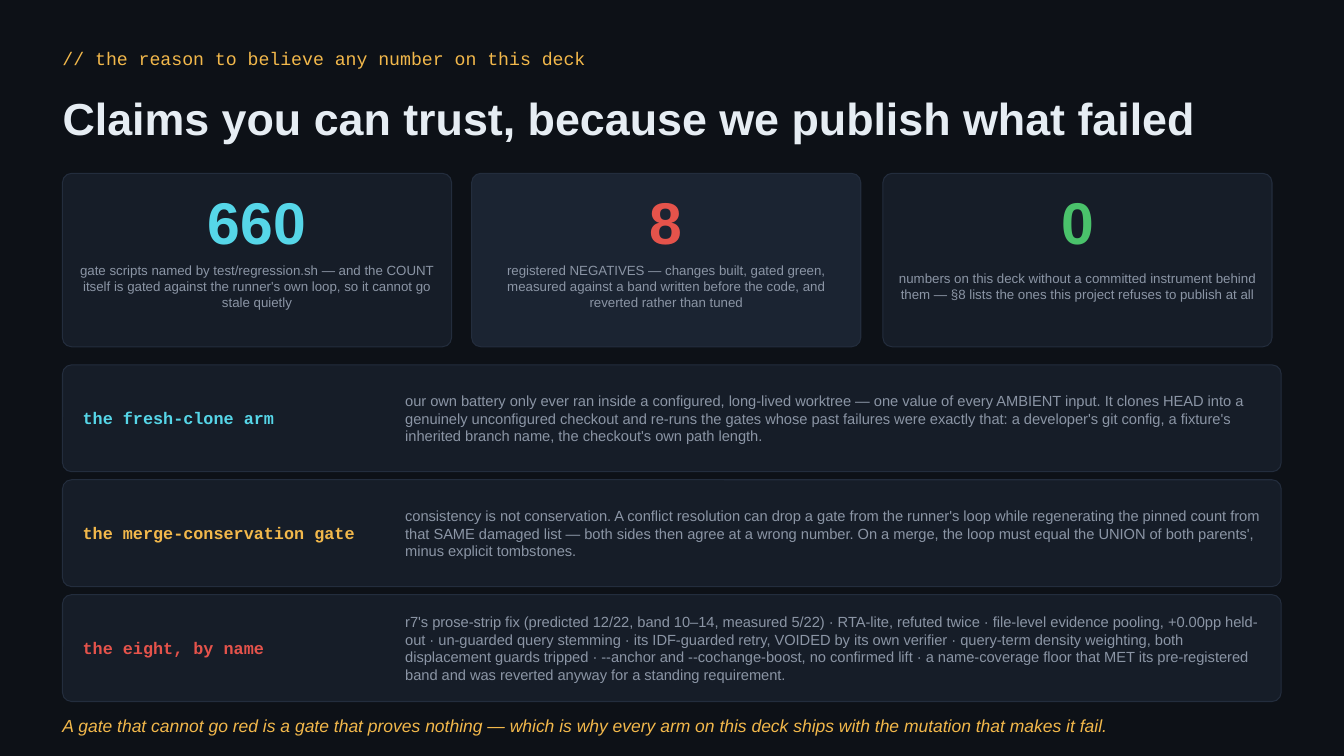
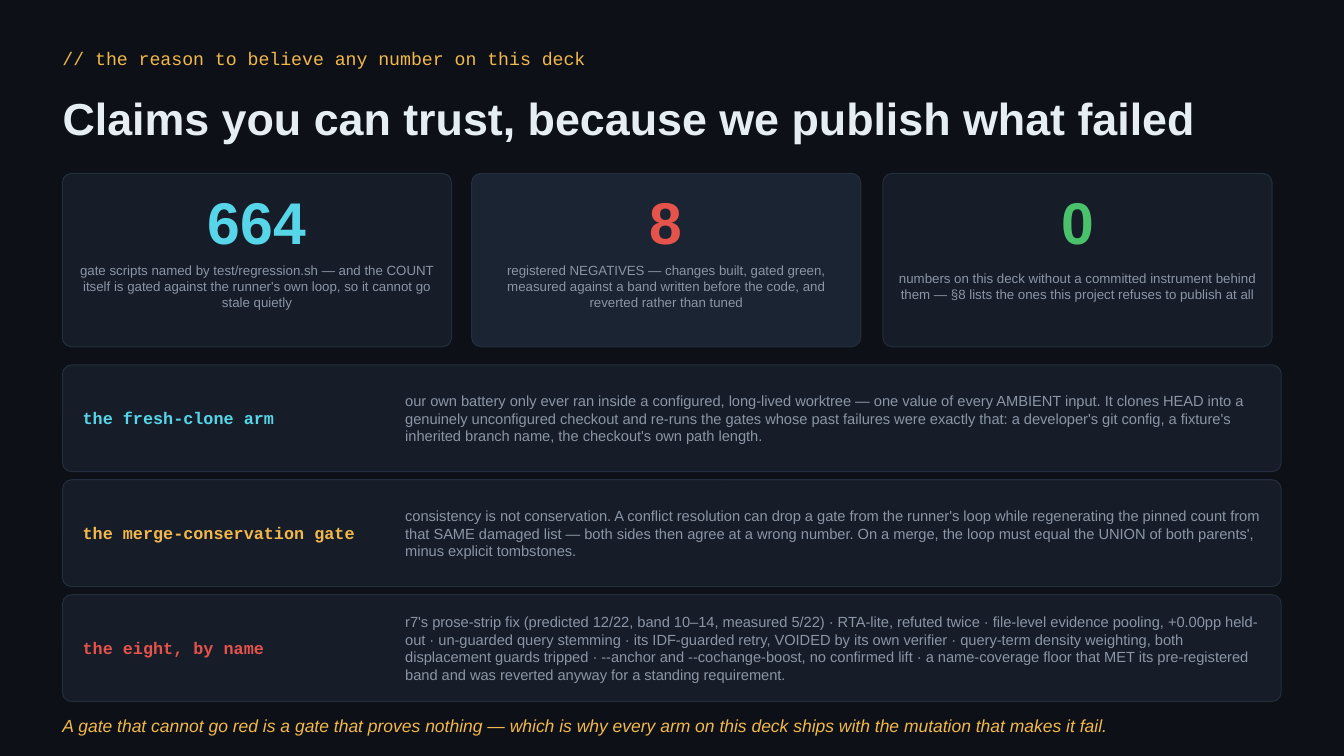
Before and after one commit to pt-act/ripwire, a slide deck: slide 27 of present/ripwire-showcase.pptx. Drawn at 1344x756 pixels with LibreOffice and Linux fonts; fonts in the diff are those of the drawing. Boxes give left, top, right and bottom in pixels: in the first picture for what was removed or moved away, otherwise in the second. Text is boxed around its words. In the diff, an @@ line names an element or a change of style, - is before the commit and + after.

```diff
--- a/present/ripwire-showcase.pptx
+++ b/present/ripwire-showcase.pptx
@@ text at (208, 203, 306, 245): text changed @@
-660
+664
```
Also in this commit, not shown: 2 other slides changed, 5 other files.
